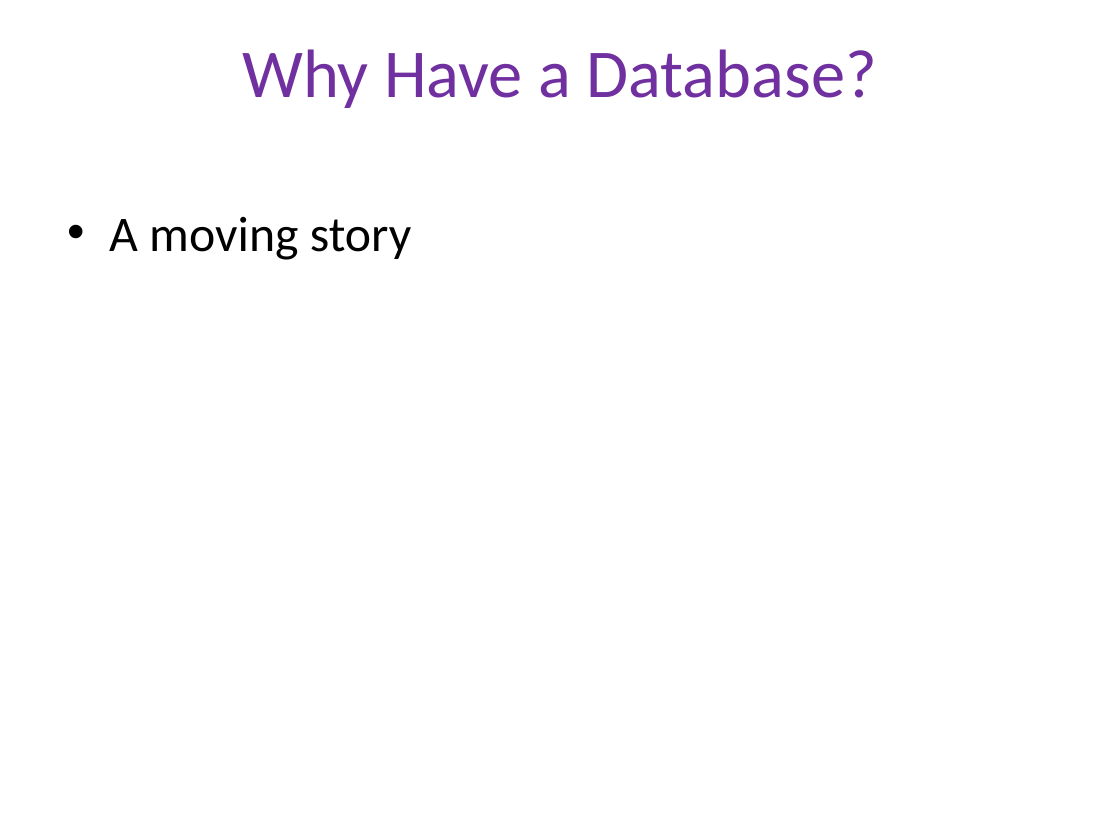
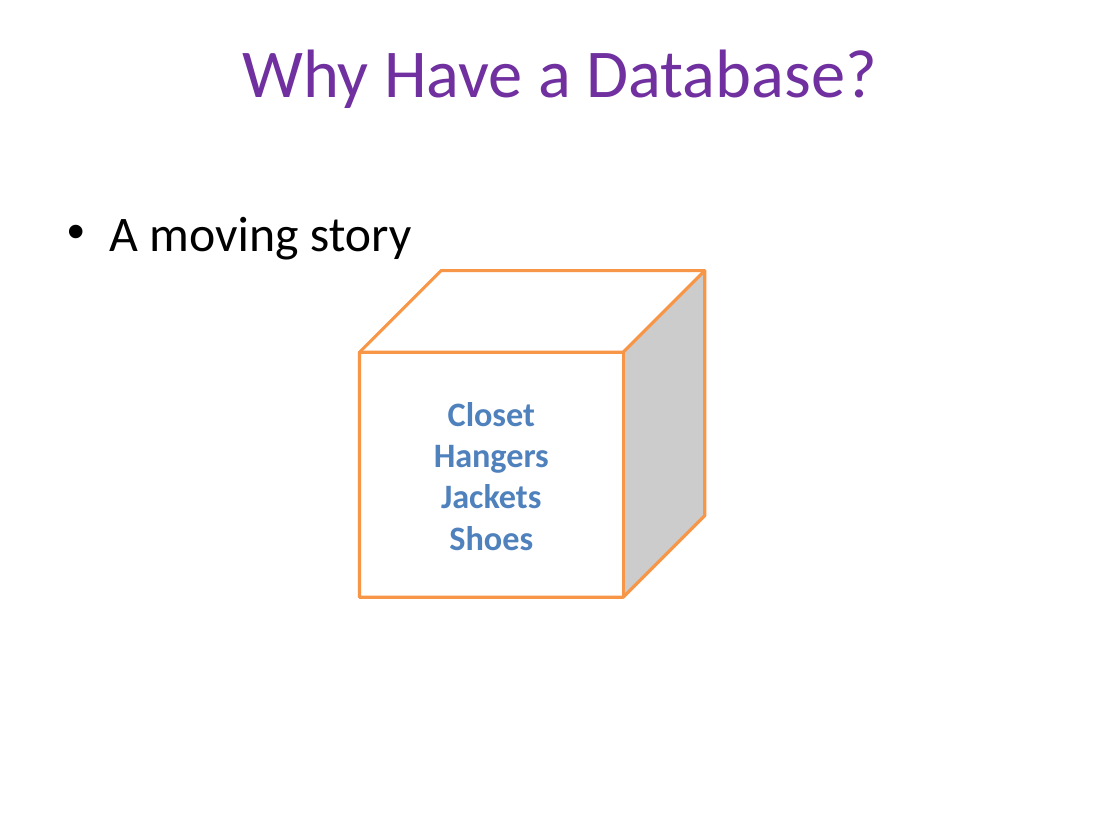
Before and after one commit to dykebert/GDI_Database_Training, a slide deck: slide 5 of Introduction to Databases and SQL.pptx. Drawn at 1120x840 pixels with LibreOffice and Linux fonts; fonts in the diff are those of the drawing. Boxes give left, top, right and bottom in pixels: in the first picture for what was removed or moved away, otherwise in the second. Text is boxed around its words. In the diff, an @@ line names an element or a change of style, - is before the commit and + after.

```diff
--- a/Introduction to Databases and SQL.pptx
+++ b/Introduction to Databases and SQL.pptx
@@ cube added at [360,271,704,598], fill #FFFFFF, outline #F79646 2 pt, 22 pt, text #4F81BD, bold @@
+Closet
+Hangers
+Jackets
+Shoes
```
Also in this commit, not shown: 9 other slides changed, 4 slides added, 1 slide removed.
